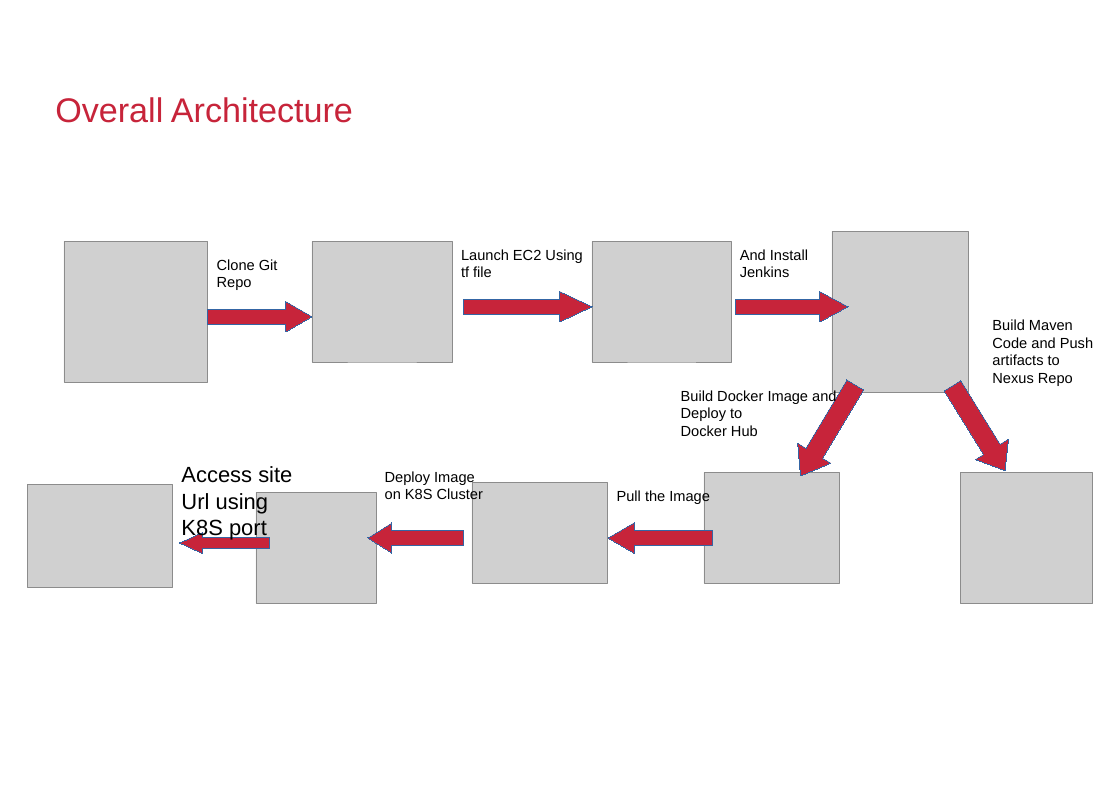
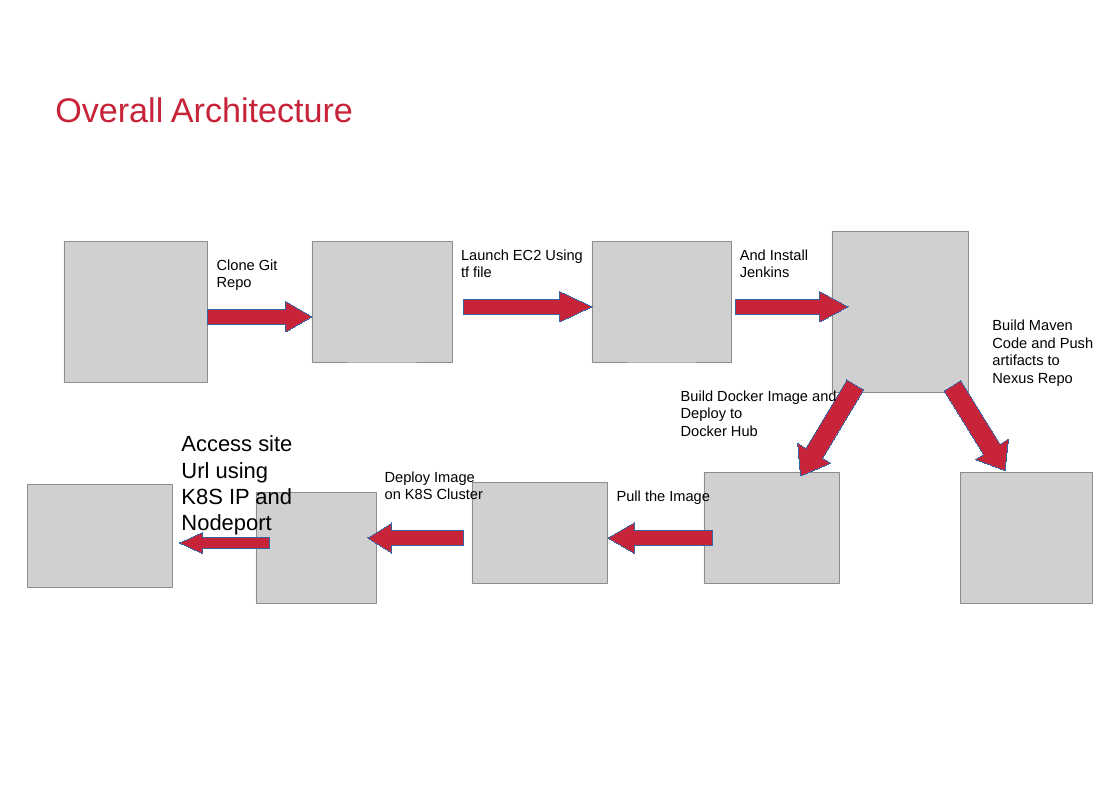
Before and after one commit to kiranpe/DevOpsCloud, a slide deck: slide 2 of DevOpsDoc.odp. Drawn at 1120x792 pixels with LibreOffice and Linux fonts; fonts in the diff are those of the drawing; grey boxes stand for pictures; background and template pictures are left out. Boxes give left, top, right and bottom in pixels: in the first picture for what was removed or moved away, otherwise in the second. Text is boxed around its words. In the diff, an @@ line names an element or a change of style, - is before the commit and + after.

Commit message:
updating file

```diff
--- a/DevOpsDoc.odp
+++ b/DevOpsDoc.odp
@@ text "Access site": place and size @@
-text "Access site" at [181,466,292,541]
+text "Access site" at [181,435,292,536]
@@ text at [181,487,292,536]: text changed @@
-K8S port
+K8S IP and Nodeport
```
